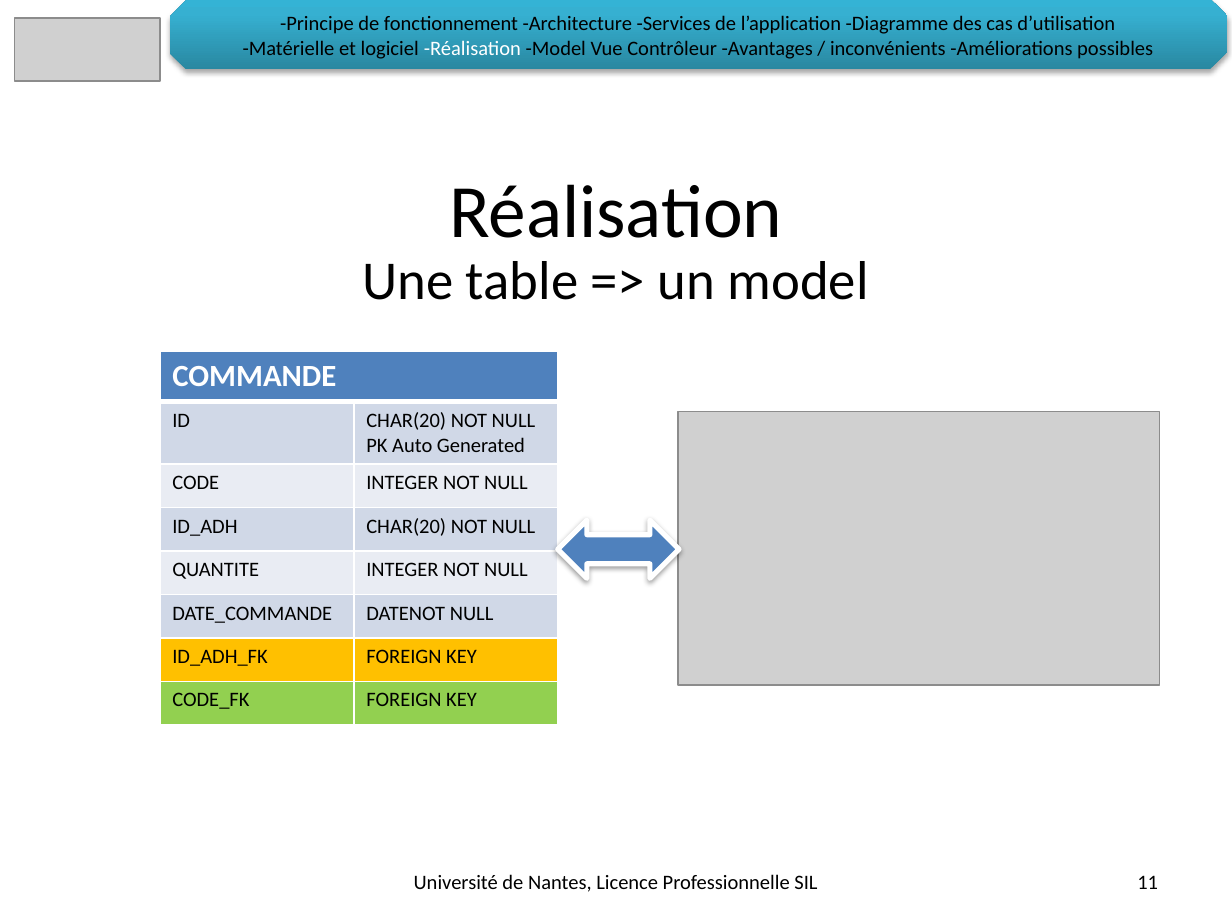
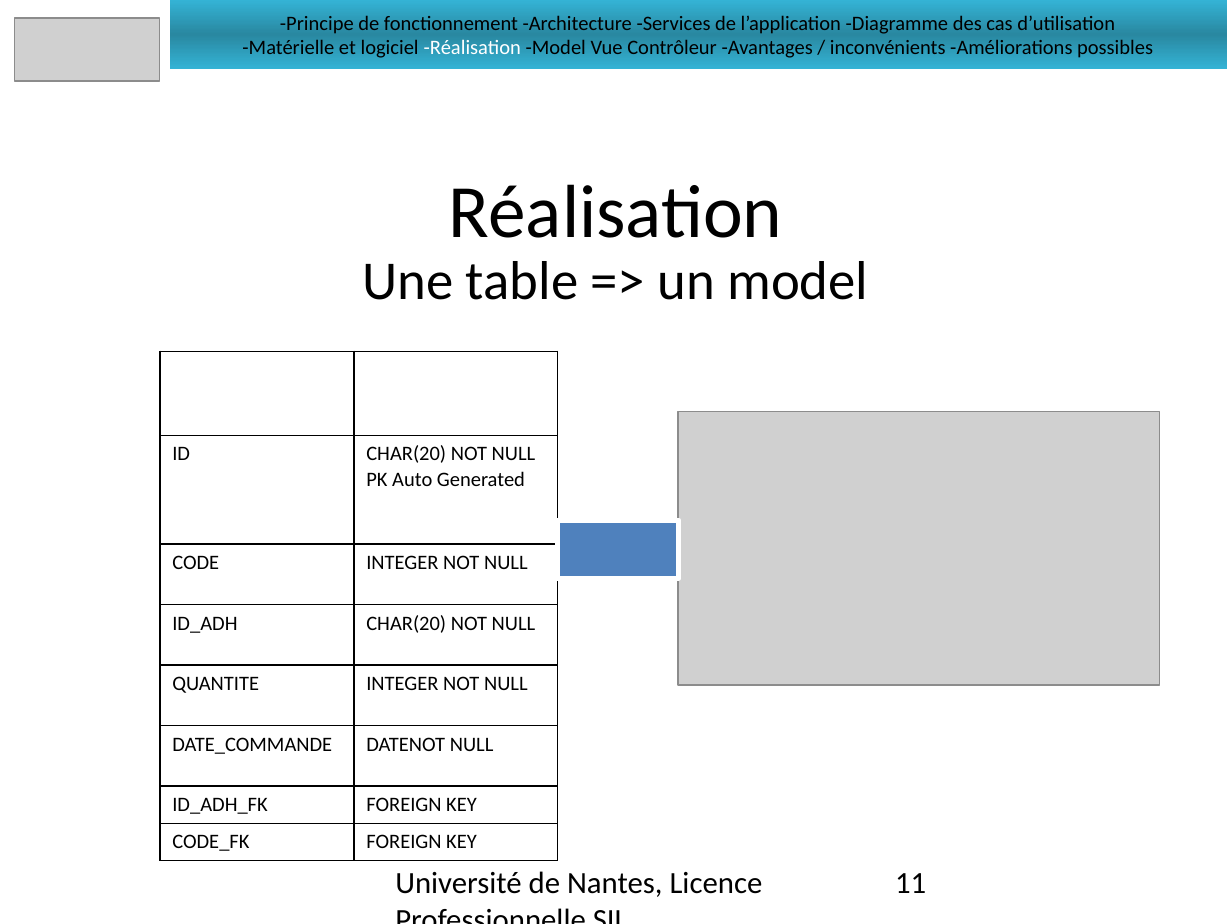
Before and after one commit to LeonardoALARCON/progr3, a slide deck: slide 11 of Documentation/DiapoProg3/PresentationProg3.pptx. Drawn at 1232x924 pixels with LibreOffice and Linux fonts; fonts in the diff are those of the drawing; grey boxes stand for pictures; background and template pictures are left out. Boxes give left, top, right and bottom in pixels: in the first picture for what was removed or moved away, otherwise in the second. Text is boxed around its words. In the diff, an @@ line names an element or a change of style, - is before the commit and + after.

Commit message:
Ajouté images des diagrammes et les ajouté à la présentation PWP

```diff
--- a/Documentation/DiapoProg3/PresentationProg3.pptx
+++ b/Documentation/DiapoProg3/PresentationProg3.pptx
@@ rectangle "-Principe de fonctionnement -Architecture -Services ..." at (x1=170, y1=0, x2=1227, y2=69): snip diag rect to rectangle; fill gradient #2A88A2 to #37B1D2 to #34B4D6 to gradient #34B3D5 to #2988A1; shadow off @@
@@ text "Une table => un model" at (x1=362, y1=261, x2=868, y2=300): less space between paragraphs @@
@@ table at (x1=160, y1=351, x2=557, y2=855) @@
@@ fill #4F81BD to none in row 1, column 1 @@
@@ fill #D0D8E8 to none in 6 cells @@
@@ fill #E9EDF4 to none in 4 cells @@
@@ fill #FFC000 to none in row 7 @@
@@ fill #92D050 to none in row 8 @@
@@ borders changed @@
@@ rectangle at (x1=558, y1=520, x2=679, y2=578): left right arrow to rectangle; shadow off @@
@@ text "Université de Nantes, Licence Professionnelle ..." at (x1=395, y1=871, x2=763, y2=897): size 12 to 18 pt; alignment centre to left; vertical alignment middle to top @@
@@ page number at (x1=895, y1=873, x2=926, y2=893): size 12 to 18 pt; alignment right to left; vertical alignment middle to top @@
```
Also in this commit, not shown: 19 other slides changed, 9 other files.
